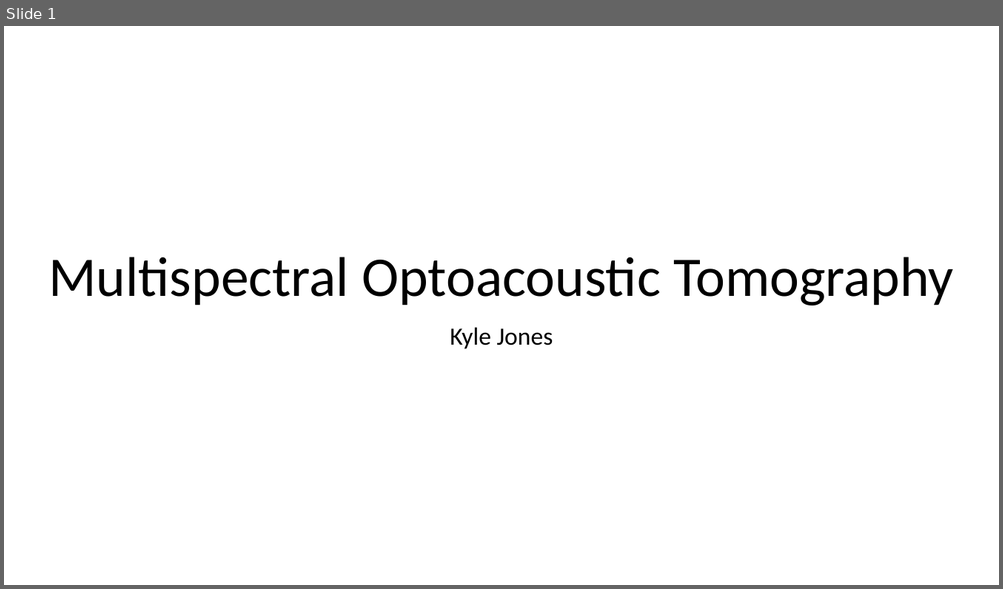
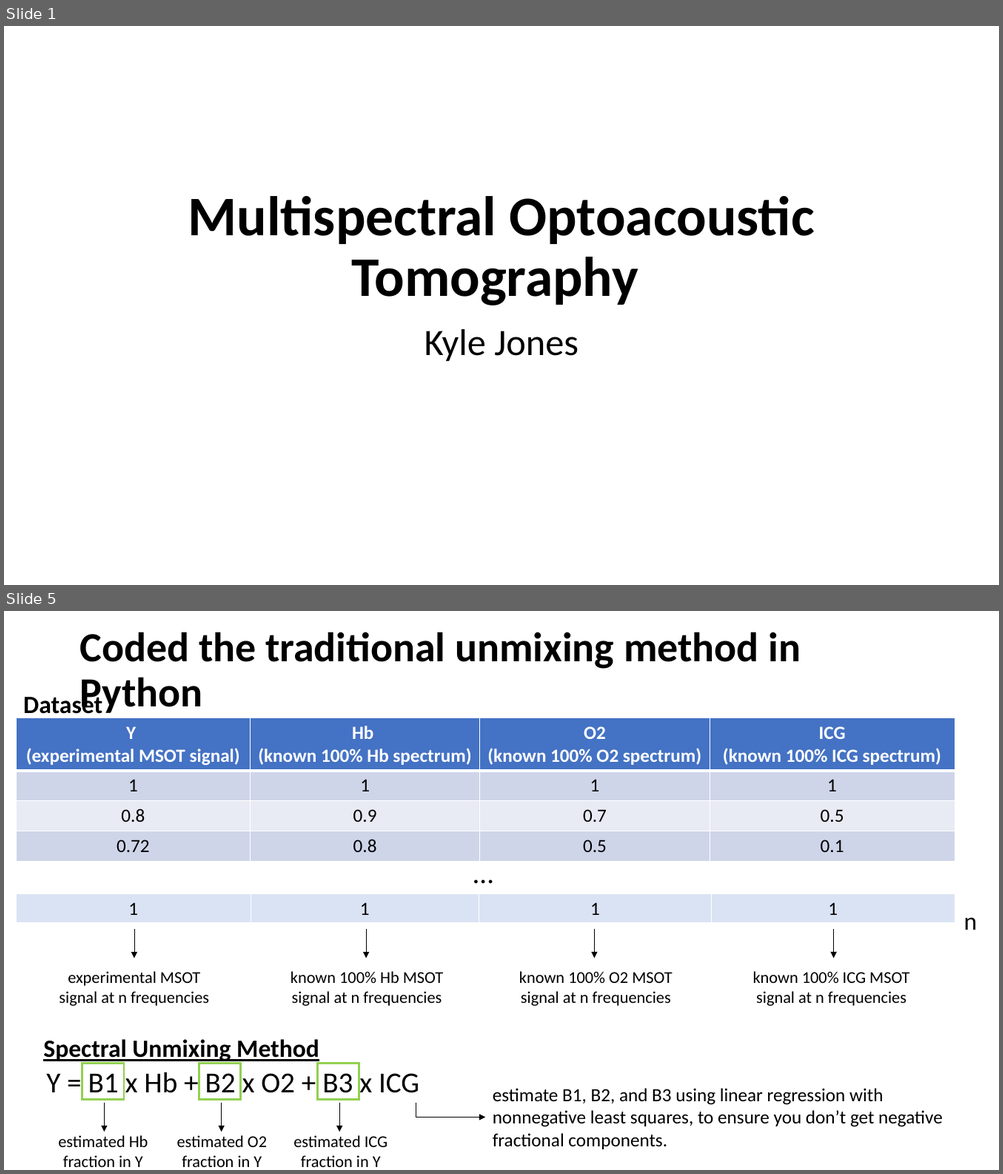
Before and after one commit to kylemjonesislanders/md-anderson, a slide deck: spectral-unmixing/ppt_presentations/midterm_project_report.pptx. Shown one above the other, each under a label of ours: slide 1 before the commit, slides 1 and 5 after it; the slides between them are not shown. The pictures are 1003x589 and 1003x1174 pixels, drawn with LibreOffice and Linux fonts; fonts in the diff are those of the drawing. Boxes give left, top, right and bottom in pixels: in the first picture for what was removed or moved away, otherwise in the second. Text is boxed around its words. In the diff, an @@ line names an element or a change of style, - is before the commit and + after.

Commit message:
update to ppt presentation for spectral unmixing

```diff
--- a/spectral-unmixing/ppt_presentations/midterm_project_report.pptx
+++ b/spectral-unmixing/ppt_presentations/midterm_project_report.pptx
@@ slide 5 added at (4, 611, 999, 1170), background #FFFFFF @@
@@ title added at (79, 632, 800, 714), 40 pt, text #000000, bold @@
+Coded the traditional unmixing method in Python
@@ text added at (23, 692, 102, 719), 24 pt, text #000000, bold @@
+Dataset
@@ table added at (16, 718, 955, 861), 4 rows, 4 columns @@
+Y / (experimental MSOT signal) | Hb / (known 100% Hb spectrum) | O2 / (known 100% O2 spectrum) | ICG / (known 100% ICG spectrum)
+1 | 1 | 1 | 1
+0.8 | 0.9 | 0.7 | 0.5
+0.72 | 0.8 | 0.5 | 0.1
@@ text added at (466, 851, 505, 894), 28 pt, text #000000 @@
+…
@@ table added at (16, 894, 955, 923), 1 rows, 4 columns @@
+1 | 1 | 1 | 1
@@ text added at (964, 917, 977, 930), 24 pt, text #000000 @@
+n
@@ arrow added from (134, 929) to (134, 959), #000000 0.5 pt @@
@@ arrow added from (366, 929) to (366, 959), #000000 0.5 pt @@
@@ arrow added from (595, 929) to (595, 959), #000000 0.5 pt @@
@@ arrow added from (834, 929) to (834, 959), #000000 0.5 pt @@
@@ text added at (59, 971, 209, 1006), 16 pt, text #000000 @@
+experimental MSOT signal at n frequencies
@@ text added at (290, 971, 443, 1006), 16 pt, text #000000 @@
+known 100% Hb MSOT signal at n frequencies
@@ text added at (519, 971, 671, 1006), 16 pt, text #000000 @@
+known 100% O2 MSOT signal at n frequencies
@@ text added at (753, 971, 909, 1006), 16 pt, text #000000 @@
+known 100% ICG MSOT signal at n frequencies
@@ text added at (43, 1039, 319, 1064), 24 pt, text #000000, bold, underline @@
+Spectral Unmixing Method
@@ text added at (46, 1068, 419, 1100), 28 pt, text #000000 @@
+Y = B1 x Hb + B2 x O2 + B3 x ICG
@@ rectangle added at (82, 1063, 124, 1099), outline #92D050 2 pt @@
@@ rectangle added at (199, 1063, 241, 1099), outline #92D050 2 pt @@
@@ rectangle added at (317, 1063, 359, 1099), outline #92D050 2 pt @@
@@ text added at (492, 1088, 942, 1150), 18 pt, text #000000 @@
+estimate B1, B2, and B3 using linear regression with nonnegative least squares, to ensure you don’t get negative fractional components.
@@ arrow added from (104, 1102) to (104, 1133), #000000 0.5 pt @@
@@ arrow added from (221, 1102) to (221, 1133), #000000 0.5 pt @@
@@ arrow added from (340, 1102) to (340, 1133), #000000 0.5 pt @@
@@ line added from (416, 1102) to (416, 1118), #000000 0.5 pt @@
@@ arrow added from (416, 1118) to (485, 1118), #000000 0.5 pt @@
@@ text added at (58, 1136, 148, 1167), 16 pt, text #000000 @@
+estimated Hb fraction in Y
@@ text added at (177, 1136, 267, 1167), 16 pt, text #000000 @@
+estimated O2 fraction in Y
@@ text added at (293, 1136, 387, 1167), 16 pt, text #000000 @@
+estimated ICG fraction in Y
@@ slide 1 changed as well @@
@@ title "Multispectral Optoacoustic Tomography" at (188, 196, 814, 306): bold on @@
@@ subtitle "Kyle Jones" at (424, 329, 578, 361): size 24 to 36 pt @@
```
Also in this commit, not shown: 1 other slide changed, 3 other slides added.
